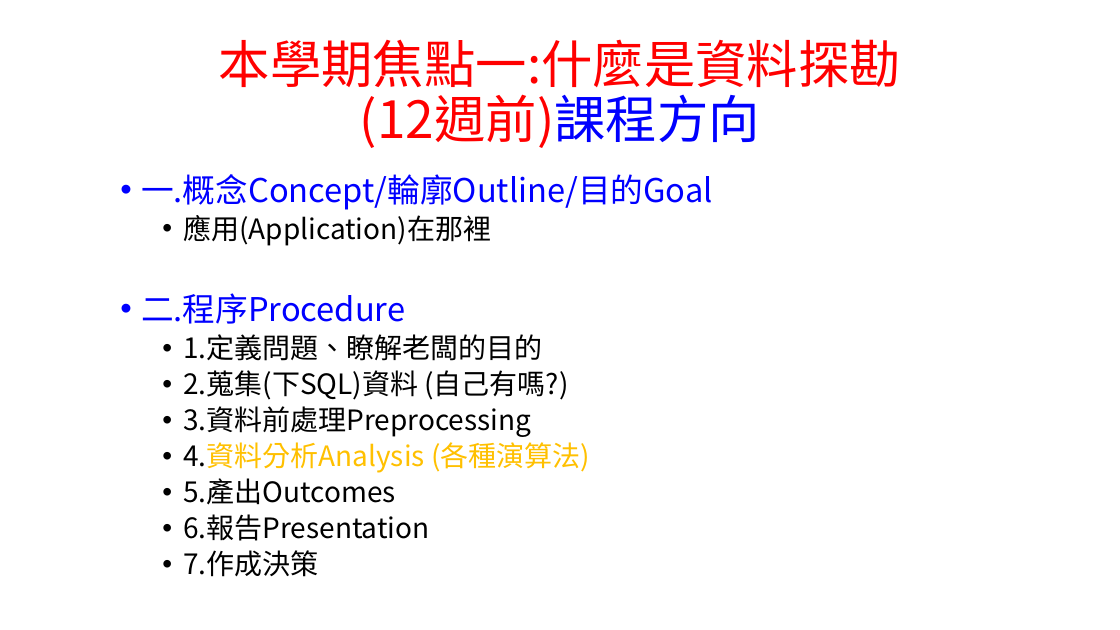
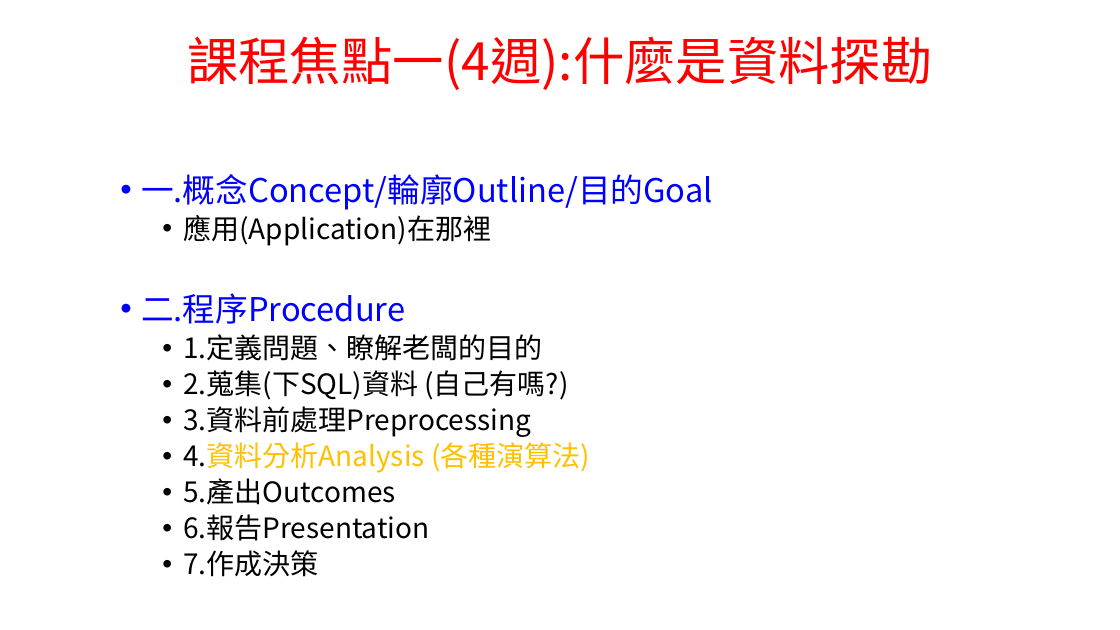
Before and after one commit to chih-chengwu/Data-Mining-MarkDown, a slide deck: slide 4 of 第一週_1.課堂規定及評量標準.pptx. Drawn at 1120x630 pixels with LibreOffice and Linux fonts; fonts in the diff are those of the drawing. Boxes give left, top, right and bottom in pixels: in the first picture for what was removed or moved away, otherwise in the second. Text is boxed around its words. In the diff, an @@ line names an element or a change of style, - is before the commit and + after.

```diff
--- a/第一週_1.課堂規定及評量標準.pptx
+++ b/第一週_1.課堂規定及評量標準.pptx
@@ title at [187, 36, 932, 90]: text changed @@
-本學期焦點一:什麼是資料探勘
-(12週前)課程方向
+課程焦點一(4週):什麼是資料探勘
```
Also in this commit, not shown: 6 other slides changed, 1 other file.
